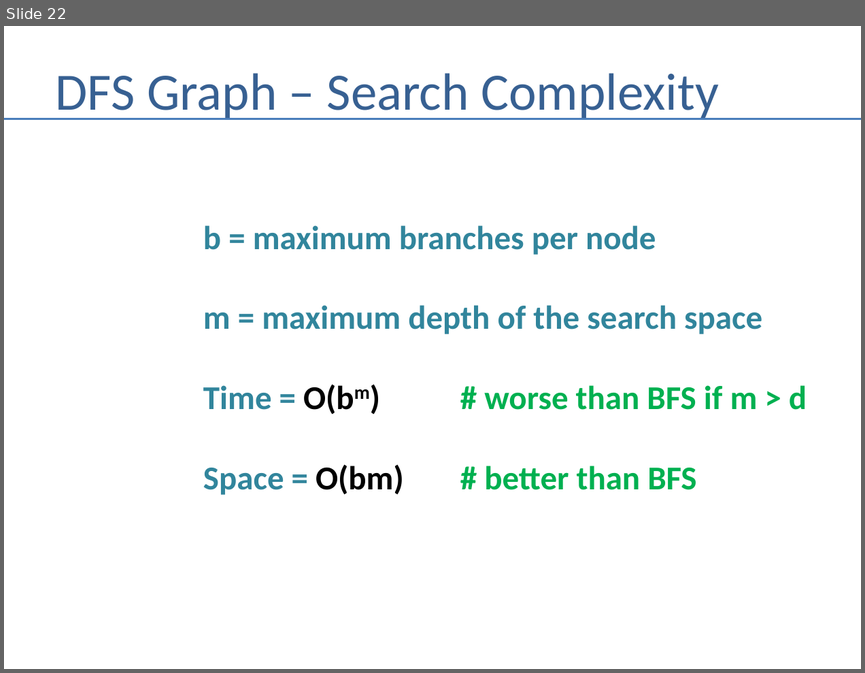
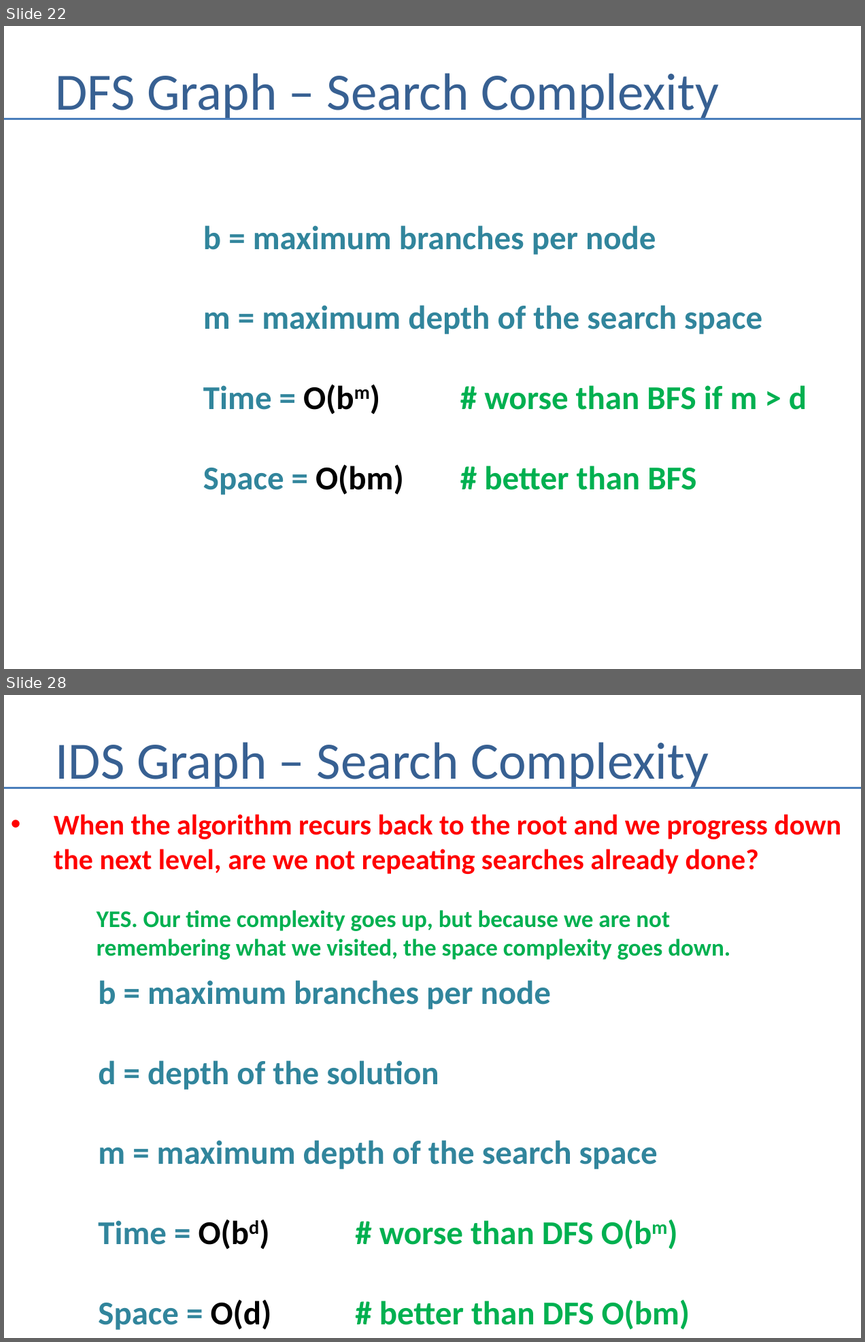
Before and after one commit to andrewferlitsch/Portland-Data-Science-Group, a slide deck: Presentations/AI - Graph Search.pptx. Shown one above the other, each under a label of ours: slide 22 before the commit, slides 22 and 28 after it; the slides between them are not shown. The pictures are 865x673 and 865x1342 pixels, drawn with LibreOffice and Linux fonts; fonts in the diff are those of the drawing. Boxes give left, top, right and bottom in pixels: in the first picture for what was removed or moved away, otherwise in the second. Text is boxed around its words. In the diff, an @@ line names an element or a change of style, - is before the commit and + after.

```diff
--- a/Presentations/AI - Graph Search.pptx
+++ b/Presentations/AI - Graph Search.pptx
@@ slide 28 added at (4,695,861,1338), background #FFFFFF @@
@@ title added at (56,742,708,789), 44 pt, text #376092 @@
+IDS Graph – Search Complexity
@@ line added from (4, 787) to (861, 787), #4B7EBC 1.5 pt @@
@@ text added at (54,814,841,960), 24 pt, text #FF0000, bold @@
+• When the algorithm recurs back to the root and we progress down
+  the next level, are we not repeating searches already done?
+YES. Our time complexity goes up, but because we are not
+remembering what we visited, the space complexity goes down.
@@ text added at (98,980,690,1329), 28 pt, text #31859C, bold @@
+b = maximum branches per node
+d = depth of the solution
+m = maximum depth of the search space
+Time = O(bd) # worse than DFS O(bm)
+Space = O(d) # better than DFS O(bm)
```
Also in this commit, not shown: 2 slides changed, 4 other slides added.
